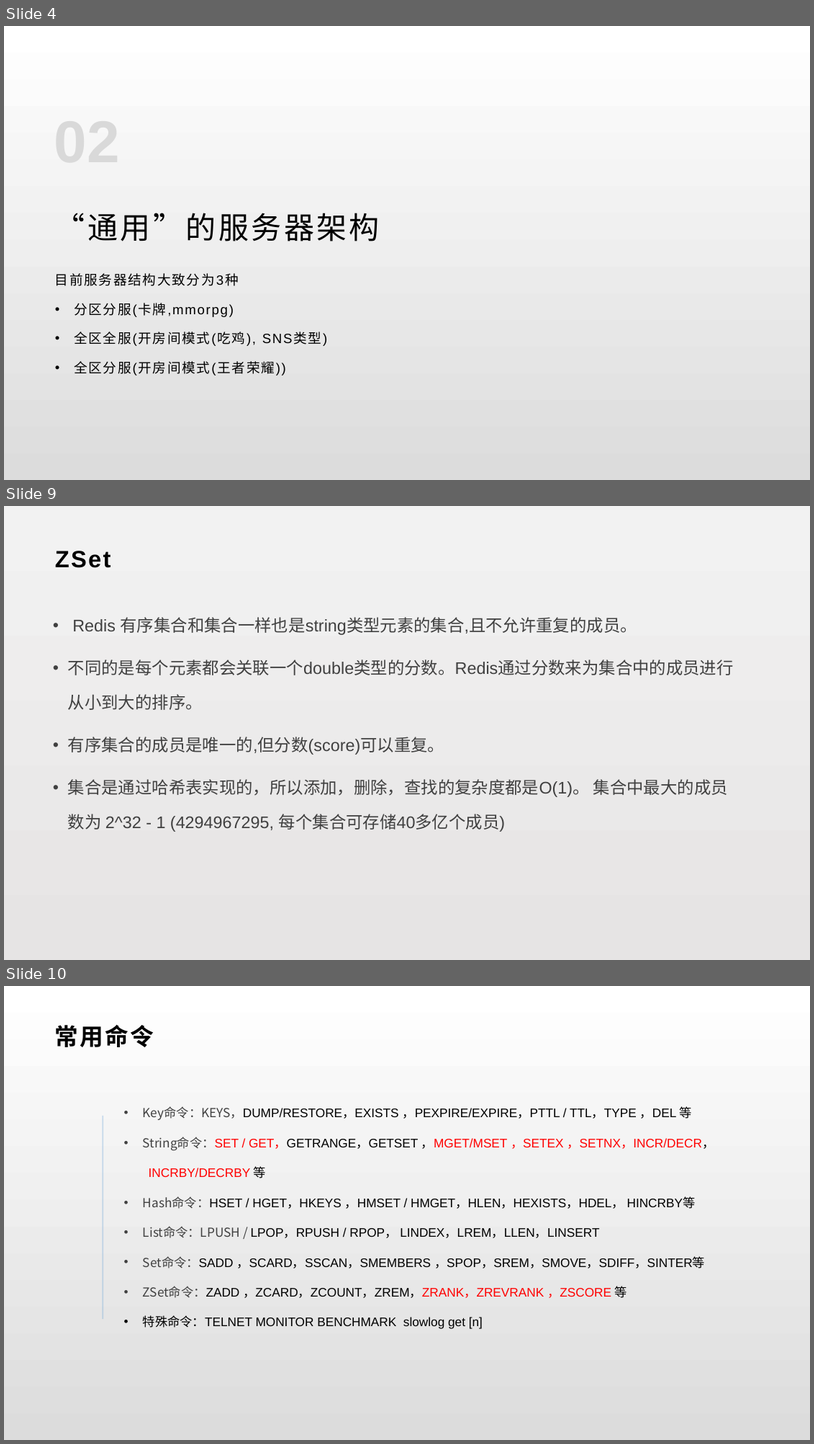
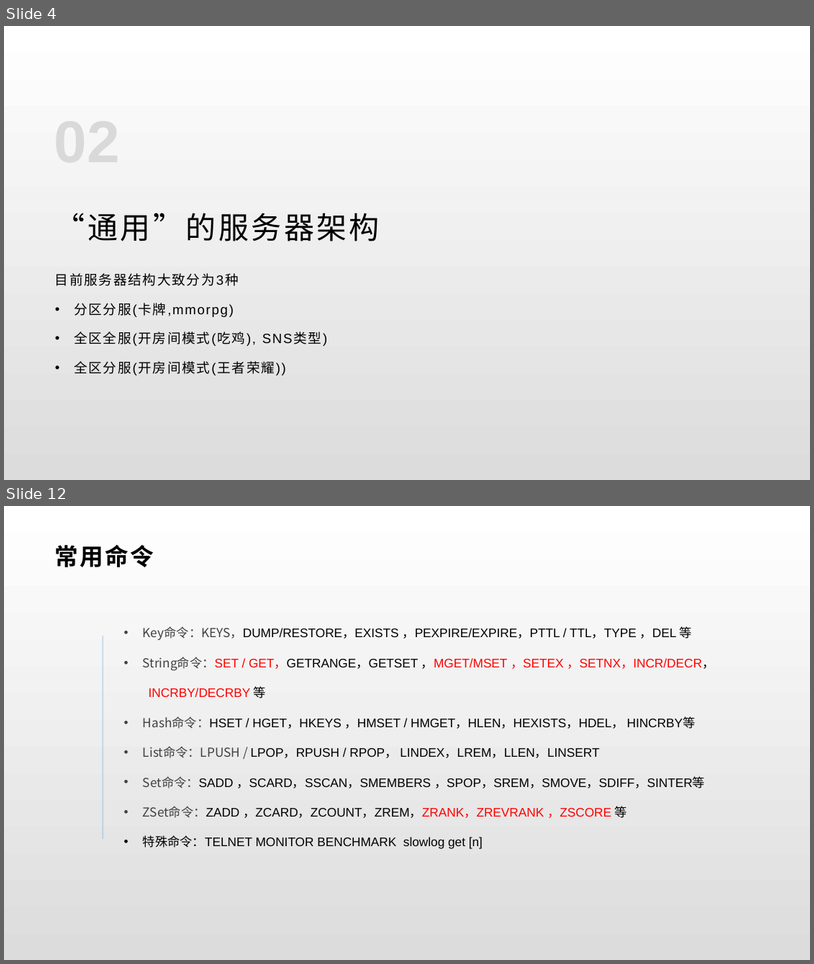
Before and after one commit to lori227/KFrame, a slide deck: _doc/KFrame.pptx. Shown one above the other, each under a label of ours: slides 4, 9 and 10 before the commit, slides 4 and 12 after it; the slides between them are not shown. The pictures are 814x1444 and 814x964 pixels, drawn with LibreOffice and Linux fonts; fonts in the diff are those of the drawing. Boxes give left, top, right and bottom in pixels: in the first picture for what was removed or moved away, otherwise in the second. Text is boxed around its words. In the diff, an @@ line names an element or a change of style, - is before the commit and + after.

```diff
--- a/_doc/KFrame.pptx
+++ b/_doc/KFrame.pptx
@@ slide 9 removed at (x1=4, y1=506, x2=810, y2=960), background gradient #F2F2F2 to #E6E4E4 @@
@@ text removed at (x1=55, y1=551, x2=111, y2=568) @@
-ZSet
@@ text removed at (x1=68, y1=617, x2=734, y2=831) @@
-• Redis 有序集合和集合一样也是string类型元素的集合,且不允许重复的成员。
-• 不同的是每个元素都会关联一个double类型的分数。Redis通过分数来为集合中的成员进行从小到大的排序。
-• 有序集合的成员是唯一的,但分数(score)可以重复。
-• 集合是通过哈希表实现的，所以添加，删除，查找的复杂度都是O(1)。 集合中最大的成员数为 2^32 - 1 (4294967295, 每个集合可存储40多亿个成员)
@@ what was slide 10 is now slide 12 @@
```
Also in this commit, not shown: 1 slide changed, 5 slides added, 2 other slides removed.
